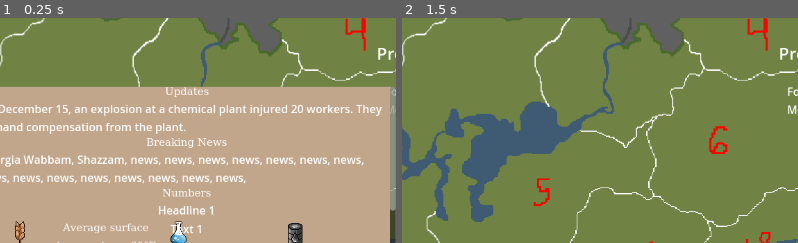
Above: before the commit, frames 1-2 (left to right).
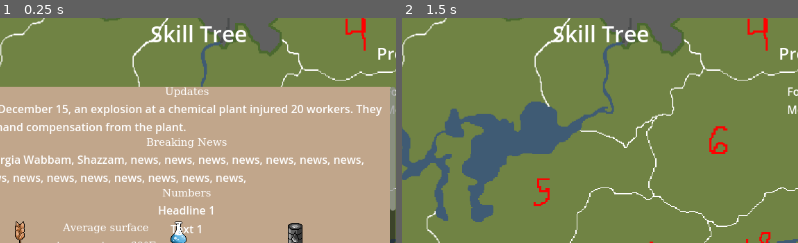
Above: after the commit, the same moments.

Repository: mccoogp/WeatherInc
Game: Godot game, scene res://world.tscn
Two runs of this game, one before a commit and one after it. Both use one fixed random seed, a clock stepped at 60 frames per second and the inputs below. The engine's default icon, where the game draws it, is replaced by a stand-in: a white triangle on a blue panel in a dark square.
Inputs (mouse positions are % of the whole screen's width and height, from its top left):
- Up to frame 1 (0.25 s): no input
- Up to frame 2 (1.5 s): click "Updates" at 0.5 s; tap Space at 1.25 s; move the mouse to (72, 45) at 1.27 s; hold Right from 1.28 s (still down); hold X from 1.28 s (still down); click (72, 45) at 1.42 s
The pictures show only the part of the screen within x 24-74%, y 0-50%; the shares and areas given below are measured in that part.

The runs differ from the first frame. In frame 1, 0.8% of the frame differs, in the area x 38-63%, y 3-12%; in frame 2, 0.8%.

Commit message:
Something

Diff:
--- a/world.tscn
+++ b/world.tscn
@@ -33,6 +33,9 @@
 
 [sub_resource type="LabelSettings" id="LabelSettings_7wjru"]
 font_size = 40
+
+[sub_resource type="LabelSettings" id="LabelSettings_aqbte"]
+font_size = 32
 
 [node name="world" type="Node2D" node_paths=PackedStringArray("districts")]
 script = ExtResource("1_3gon6")
@@ -223,3 +226,18 @@
 [node name="CanvasLayer" type="CanvasLayer" parent="."]
 
 [node name="News" parent="CanvasLayer" instance=ExtResource("12_k216x")]
+
+[node name="Skill Tree Screen" type="CanvasLayer" parent="."]
+
+[node name="Label" type="Label" parent="Skill Tree Screen"]
+anchors_preset = 5
+anchor_left = 0.5
+anchor_right = 0.5
+offset_left = -35.0
+offset_right = 35.0
+offset_bottom = 23.0
+grow_horizontal = 2
+text = "Skill Tree"
+label_settings = SubResource("LabelSettings_aqbte")
+horizontal_alignment = 1
+vertical_alignment = 1
Not shown: 1 places in world.tscn that only renumber resources
